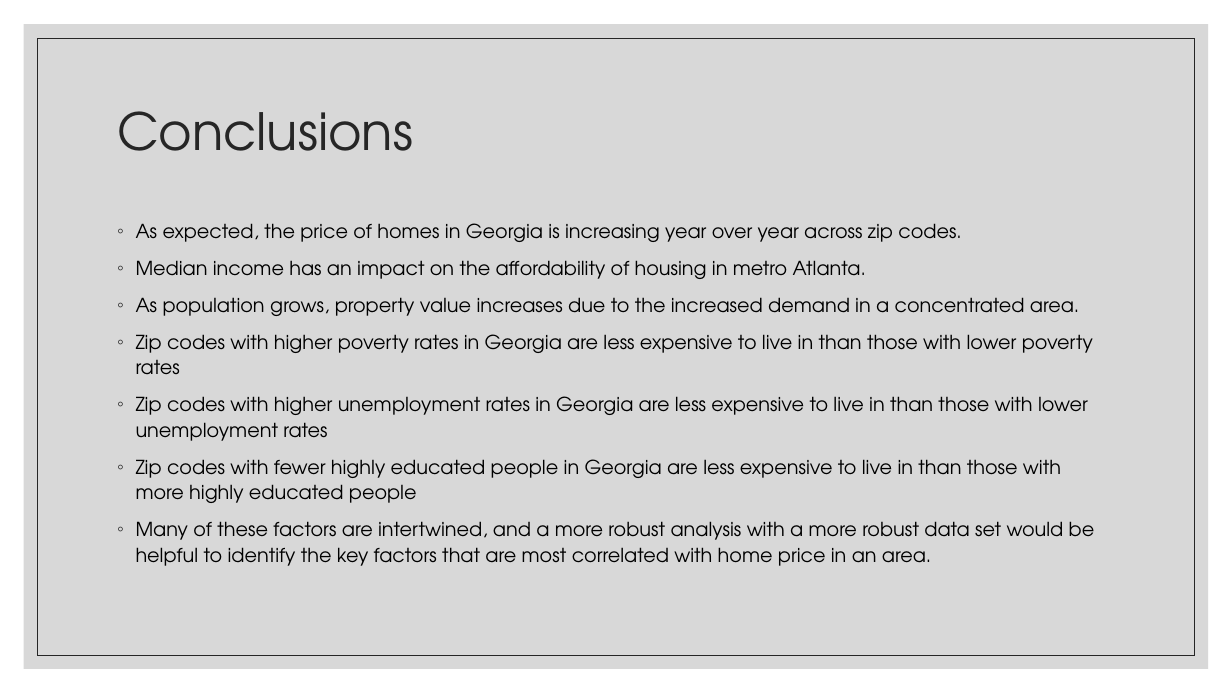
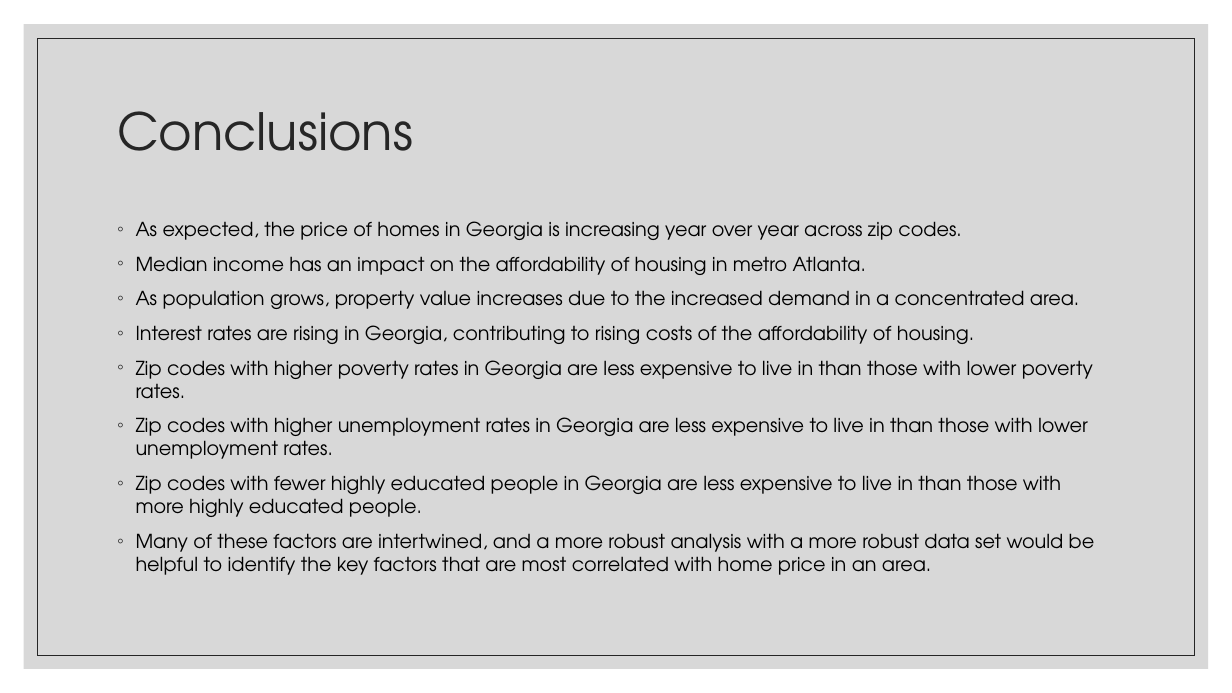
Before and after one commit to yanthedeveloper/Project1, a slide deck: slide 18 of Div101 Project 1 Final Presentation.pptx (slide 16 before the commit). Drawn at 1232x693 pixels with LibreOffice and Linux fonts; fonts in the diff are those of the drawing. Boxes give left, top, right and bottom in pixels: in the first picture for what was removed or moved away, otherwise in the second. Text is boxed around its words. In the diff, an @@ line names an element or a change of style, - is before the commit and + after.

```diff
--- a/Div101 Project 1 Final Presentation.pptx
+++ b/Div101 Project 1 Final Presentation.pptx
@@ text at box(136, 221, 1095, 575): line spacing 1.1 to 1 @@
@@ text at box(136, 325, 1093, 517): text changed @@
-◦ Zip codes with higher poverty rates in Georgia are less expensive to live in than those with lower poverty rates
-◦ Zip codes with higher unemployment rates in Georgia are less expensive to live in than those with lower unemployment rates
-◦ Zip codes with fewer highly educated people in Georgia are less expensive to live in than those with more highly educated people
+◦ Interest rates are rising in Georgia, contributing to rising costs of the affordability of housing.
+◦ Zip codes with higher poverty rates in Georgia are less expensive to live in than those with lower poverty rates.
+◦ Zip codes with higher unemployment rates in Georgia are less expensive to live in than those with lower unemployment rates.
+◦ Zip codes with fewer highly educated people in Georgia are less expensive to live in than those with more highly educated people.
```
Also in this commit, not shown: 1 other slide changed, 2 slides added.
